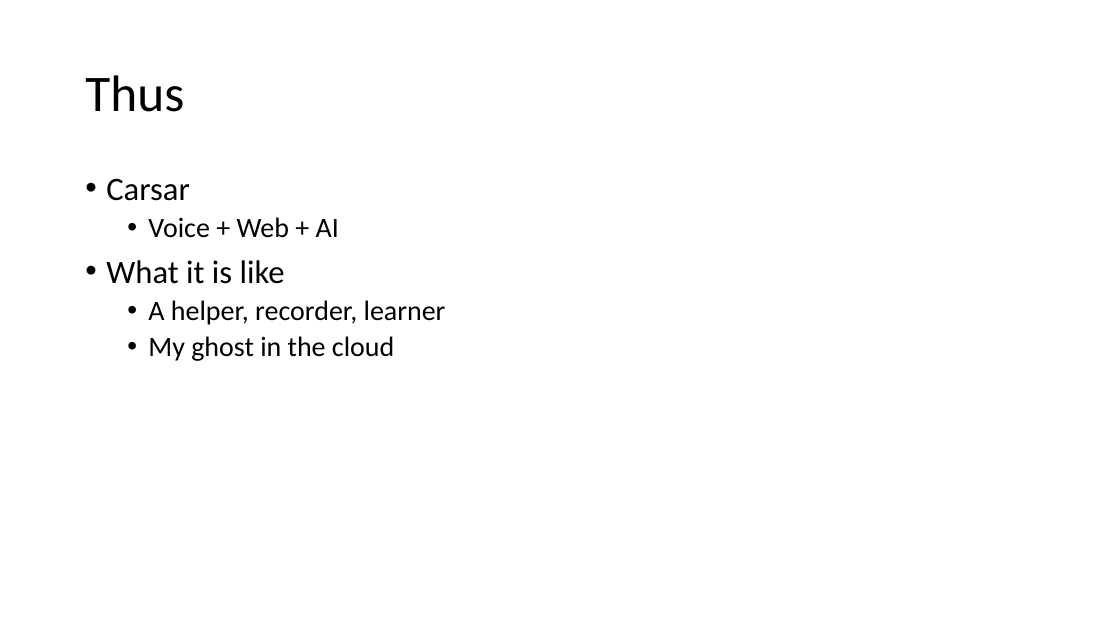
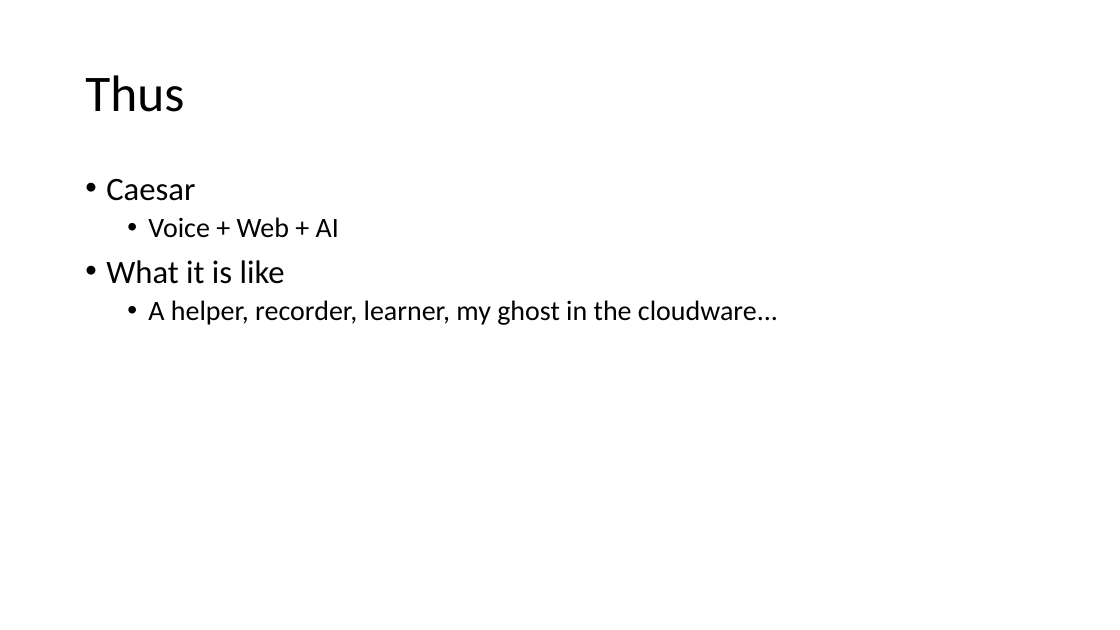
Before and after one commit to shenfe/Siqi, a slide deck: slide 10 of asset/presentation.pptx (slide 6 before the commit). Drawn at 1120x630 pixels with LibreOffice and Linux fonts; fonts in the diff are those of the drawing. Boxes give left, top, right and bottom in pixels: in the first picture for what was removed or moved away, otherwise in the second. Text is boxed around its words. In the diff, an @@ line names an element or a change of style, - is before the commit and + after.

```diff
--- a/asset/presentation.pptx
+++ b/asset/presentation.pptx
@@ text at (x1=106, y1=178, x2=195, y2=201): text changed @@
-• Carsar
+• Caesar
@@ text at (x1=148, y1=300, x2=778, y2=325): text changed @@
-  • A helper, recorder, learner
-  • My ghost in the cloud
+  • A helper, recorder, learner, my ghost in the cloudware...
```
Also in this commit, not shown: 3 other slides changed, 5 slides added, 6 other files.
